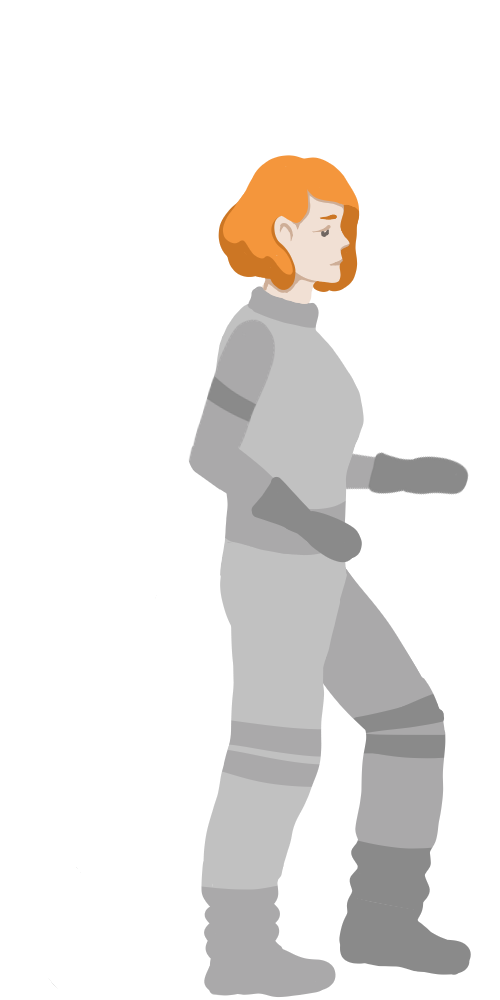
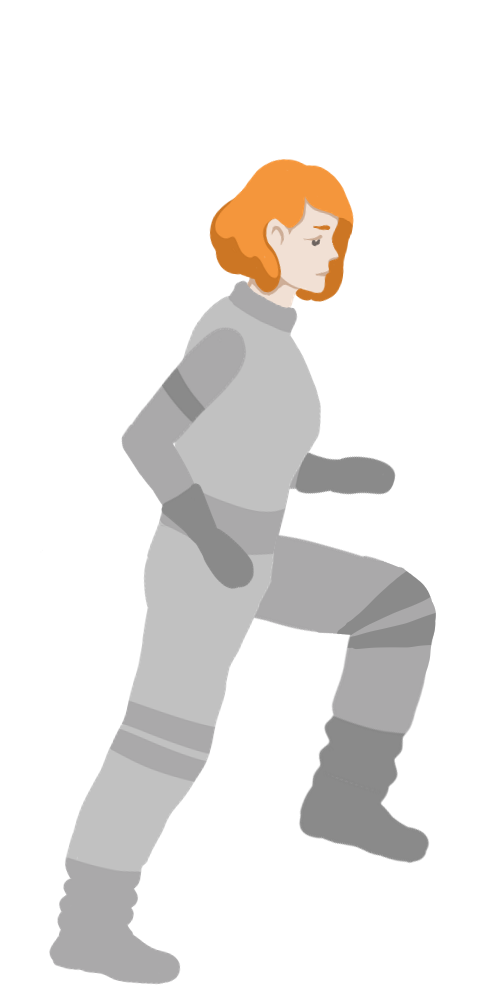
Layers edited between the first and the second (500, 1000) image:
added group "jumping" with 9 layers above "dziecko" over [42, 155, 471, 998]
added layer "Layer 15" (3rd of 6, in "jumping") in group "jumping" over [42, 263, 294, 647]
added layer "kombinezon 4" (2nd of 3, in "jumping") in group "jumping" over [42, 155, 471, 998]
added group "head" (2nd of 3, in "jumping") with 2 layers in group "jumping" over [194, 155, 360, 327]
added layer "Layer 7" (2nd of 3, in "jumping" › "head") in group "head" over [194, 155, 360, 327]
added layer "Layer 6" (2nd of 3, in "jumping" › "head") in group "head" over [239, 155, 360, 327]
added layer "noga cz 1 Merged" (2nd of 2, in "jumping") in group "jumping" over [64, 448, 471, 998]
added layer "Layer 16" (3rd of 6, in "jumping") in group "jumping" over [183, 384, 439, 512]
hid group "walking 4" (6 layers) over [42, 155, 471, 998]
hid group "head" (3rd of 3) (2 layers) over [194, 155, 360, 327]
